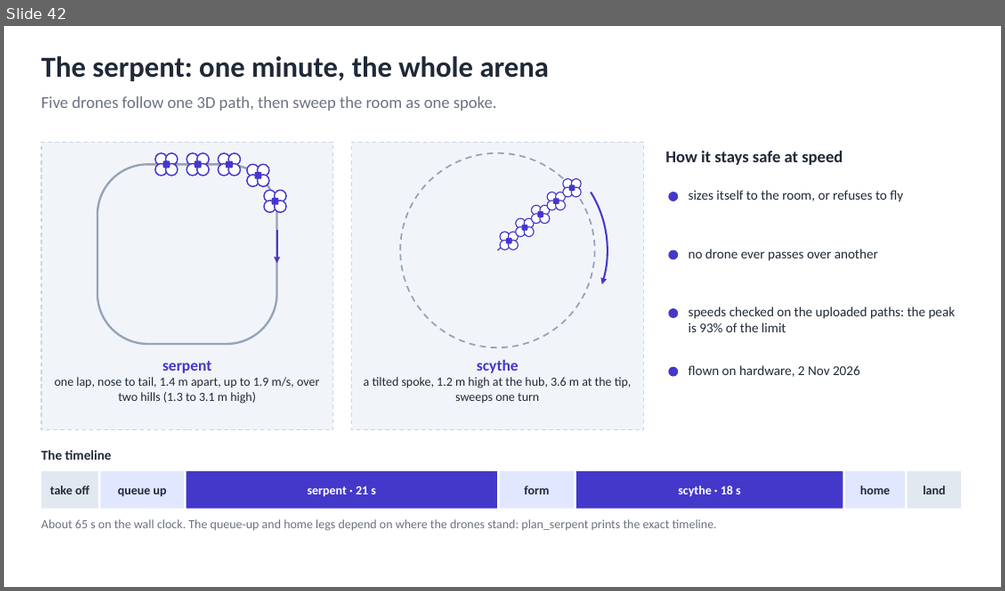
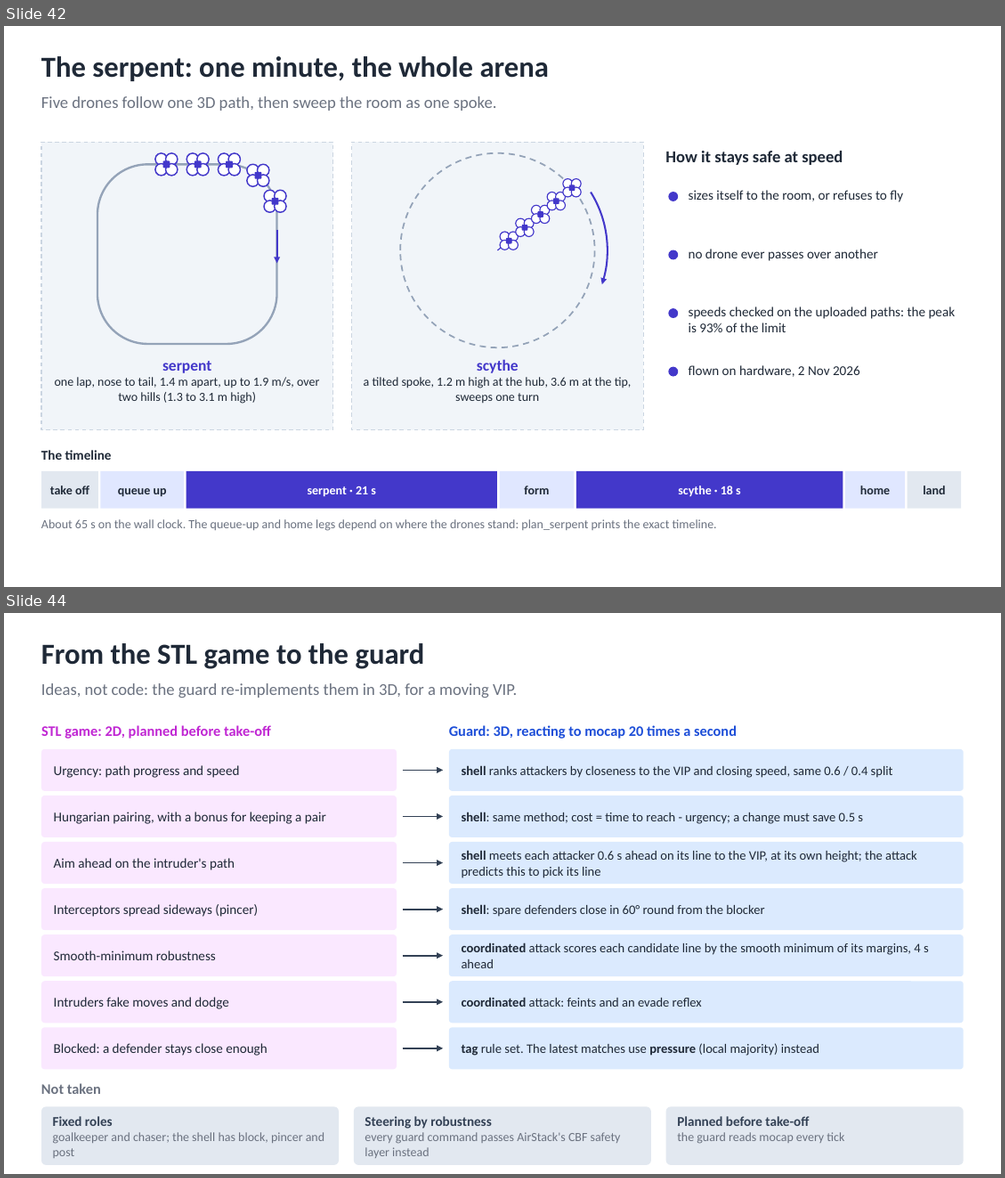
Before and after one commit to AI-DA-STC/CrazySwarm2-with-Mocap_Strike-and-Guard, a slide deck: docs/diagrams/strike-and-guard-diagrams.pptx. Shown one above the other, each under a label of ours: slide 42 before the commit, slides 42 and 44 after it; the slides between them are not shown. The pictures are 1005x591 and 1005x1178 pixels, drawn with LibreOffice and Linux fonts; fonts in the diff are those of the drawing. Boxes give left, top, right and bottom in pixels: in the first picture for what was removed or moved away, otherwise in the second. Text is boxed around its words. In the diff, an @@ line names an element or a change of style, - is before the commit and + after.

```diff
--- a/docs/diagrams/strike-and-guard-diagrams.pptx
+++ b/docs/diagrams/strike-and-guard-diagrams.pptx
@@ slide 44 added at box(4, 613, 1001, 1174), background #FFFFFF @@
@@ text added at box(41, 643, 425, 669), 28 pt, text #1F2937, bold @@
+From the STL game to the guard
@@ text added at box(41, 683, 517, 698), 16 pt, text #6B7280 @@
+Ideas, not code: the guard re-implements them in 3D, for a moving VIP.
@@ text added at box(41, 725, 271, 738), 14 pt, text #C026D3, bold @@
+STL game: 2D, planned before take-off
@@ text added at box(449, 725, 736, 738), 14 pt, text #1D4ED8, bold @@
+Guard: 3D, reacting to mocap 20 times a second
@@ rounded rectangle added at box(41, 749, 396, 791), fill #FAE8FF, 13 pt, text #1F2937 @@
+Urgency: path progress and speed
@@ arrow added from (403, 770) to (443, 770), #334155 1.5 pt @@
@@ rounded rectangle added at box(449, 749, 963, 791), fill #DBEAFE, 12.5 pt, text #1F2937 @@
+shell ranks attackers by closeness to the VIP and closing speed, same 0.6 / 0.4 split
@@ rounded rectangle added at box(41, 795, 396, 837), fill #FAE8FF, 13 pt, text #1F2937 @@
+Hungarian pairing, with a bonus for keeping a pair
@@ rounded rectangle added at box(449, 795, 963, 837), fill #DBEAFE, 12.5 pt, text #1F2937 @@
+shell: same method; cost = time to reach - urgency; a change must save 0.5 s
@@ arrow added from (403, 817) to (443, 817), #334155 1.5 pt @@
@@ rounded rectangle added at box(41, 842, 396, 884), fill #FAE8FF, 13 pt, text #1F2937 @@
+Aim ahead on the intruder's path
@@ rounded rectangle added at box(449, 842, 963, 884), fill #DBEAFE, 12.5 pt, text #1F2937 @@
+shell meets each attacker 0.6 s ahead on its line to the VIP, at its own height; the attack predicts this to pick its line
@@ arrow added from (403, 863) to (443, 863), #334155 1.5 pt @@
@@ rounded rectangle added at box(41, 888, 396, 930), fill #FAE8FF, 13 pt, text #1F2937 @@
+Interceptors spread sideways (pincer)
@@ rounded rectangle added at box(449, 888, 963, 930), fill #DBEAFE, 12.5 pt, text #1F2937 @@
+shell: spare defenders close in 60° round from the blocker
@@ arrow added from (403, 909) to (443, 909), #334155 1.5 pt @@
@@ rounded rectangle added at box(41, 934, 396, 976), fill #FAE8FF, 13 pt, text #1F2937 @@
+Smooth-minimum robustness
@@ arrow added from (403, 956) to (443, 956), #334155 1.5 pt @@
@@ rounded rectangle added at box(449, 934, 963, 976), fill #DBEAFE, 12.5 pt, text #1F2937 @@
+coordinated attack scores each candidate line by the smooth minimum of its margins, 4 s ahead
@@ rounded rectangle added at box(41, 981, 396, 1022), fill #FAE8FF, 13 pt, text #1F2937 @@
+Intruders fake moves and dodge
@@ rounded rectangle added at box(449, 981, 963, 1022), fill #DBEAFE, 12.5 pt, text #1F2937 @@
+coordinated attack: feints and an evade reflex
@@ arrow added from (403, 1002) to (443, 1002), #334155 1.5 pt @@
@@ rounded rectangle added at box(41, 1027, 396, 1070), fill #FAE8FF, 13 pt, text #1F2937 @@
+Blocked: a defender stays close enough
@@ rounded rectangle added at box(449, 1027, 963, 1070), fill #DBEAFE, 12.5 pt, text #1F2937 @@
+tag rule set. The latest matches use pressure (local majority) instead
@@ arrow added from (403, 1048) to (443, 1048), #334155 1.5 pt @@
@@ text added at box(41, 1083, 101, 1094), 14 pt, text #6B7280, bold @@
+Not taken
@@ rounded rectangle added at box(41, 1107, 339, 1165), fill #E2E8F0 @@
@@ text added at box(53, 1116, 324, 1158), 12 pt, text #6B7280 @@
+Fixed roles
+goalkeeper and chaser; the shell has block, pincer and post
@@ rounded rectangle added at box(354, 1107, 652, 1165), fill #E2E8F0 @@
@@ text added at box(364, 1116, 621, 1158), 12 pt, text #6B7280 @@
+Steering by robustness
+every guard command passes AirStack's CBF safety layer instead
@@ rounded rectangle added at box(666, 1107, 963, 1165), fill #E2E8F0 @@
@@ text added at box(677, 1116, 844, 1143), 12 pt, text #6B7280 @@
+Planned before take-off
+the guard reads mocap every tick
```
Also in this commit, not shown: 1 slide changed, 1 other slide added, 14 other files.
